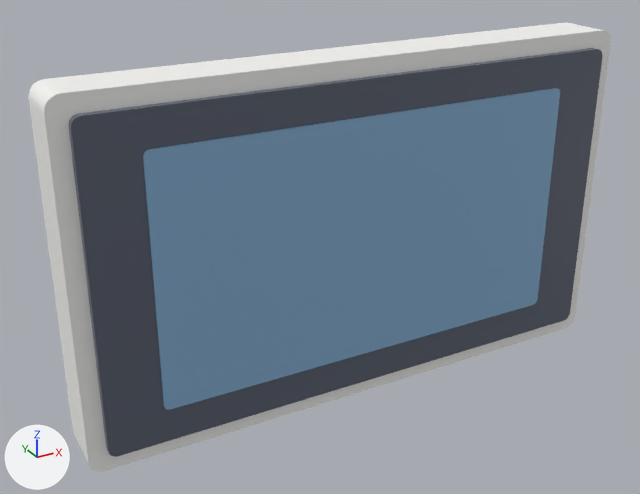
The glTF model desktop/src/models/device.canary-display-dash7.glb as it was, and as the next commit left it.
Before and after are seen from a 50 mm lens placed at (-0.149, -0.244, 0.18), pointed at (-0.012, 0.004, 0.056). Arrows for +X, +Y and +Z are at lower left; the lights stay in place. The older version comes first.

The older version as bpy lines, for what is in view:
```python
mat_glass___screen = principled_material('glass / screen')
mat_glass___screen.base_color = (0.106, 0.122, 0.165)  # greyish blue #5c6271
mat_glass___screen.roughness = 0.35
mat_lit_screen = principled_material('lit screen')
mat_lit_screen.base_color = (0.239, 0.435, 0.659)  # blue #86b0d4
mat_lit_screen.roughness = 0.35
me_mesh_0 = bpy.data.meshes.new('Mesh_0')
me_mesh_0.from_pydata(...)  # 56 vertices, 108 faces; spans x -0.102..0.102, y -0.008..0.011, z 0.0..0.123
me_mesh_0.materials.append(mat_printed_shell)  # white #f5f4f1
me_mesh_1 = bpy.data.meshes.new('Mesh_1')
me_mesh_1.from_pydata(...)  # 56 vertices, 108 faces; spans x -0.096..0.096, y -0.011..-0.008, z 0.006..0.117
me_mesh_1.materials.append(mat_glass___screen)  # greyish blue #5c6271
me_mesh_2 = bpy.data.meshes.new('Mesh_2')
me_mesh_2.from_pydata(...)  # 56 vertices, 108 faces; spans x -0.077..0.077, y -0.011, z 0.018..0.105
me_mesh_2.materials.append(mat_lit_screen)  # blue #86b0d4
ob_mesh_0 = bpy.data.objects.new('Mesh_0', me_mesh_0)
ob_mesh_0.location = (0.0, 0.0, 0.0)
ob_mesh_1 = bpy.data.objects.new('Mesh_1', me_mesh_1)
ob_mesh_1.location = (0.0, 0.0, 0.0)
ob_mesh_2 = bpy.data.objects.new('Mesh_2', me_mesh_2)
ob_mesh_2.location = (0.0, 0.0, 0.0)
```
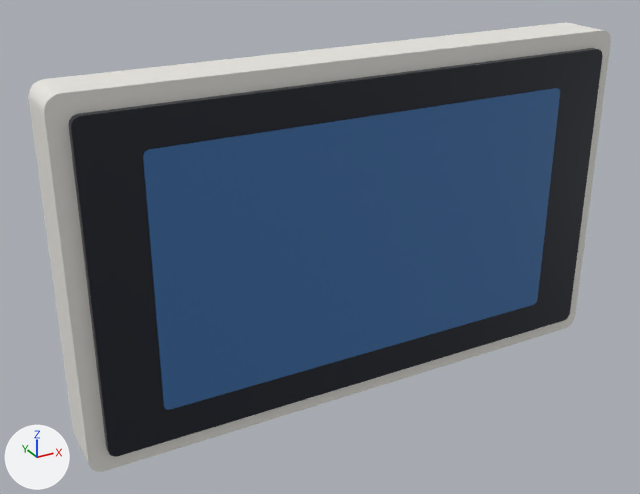
Where the change shows, as pixel boxes (x1, y1, x2, y2) in the pictures (640 x 494 px):
'Mesh_2', recoloured (darker)
    both: (143, 88, 560, 410)
'Mesh_1', recoloured (darker)
    both: (69, 48, 603, 457)

The change in detail:
Material 'glass / screen' (mat_glass___screen) changes colour from greyish blue #5c6271 to black #1b1f2a; in linear values from (0.106, 0.122, 0.165) to (0.011, 0.0137, 0.0232).
Material 'lit screen' (mat_lit_screen) changes colour from blue #86b0d4 to blue #3d6fa8; in linear values from (0.239, 0.435, 0.659) to (0.0467, 0.159, 0.392).
